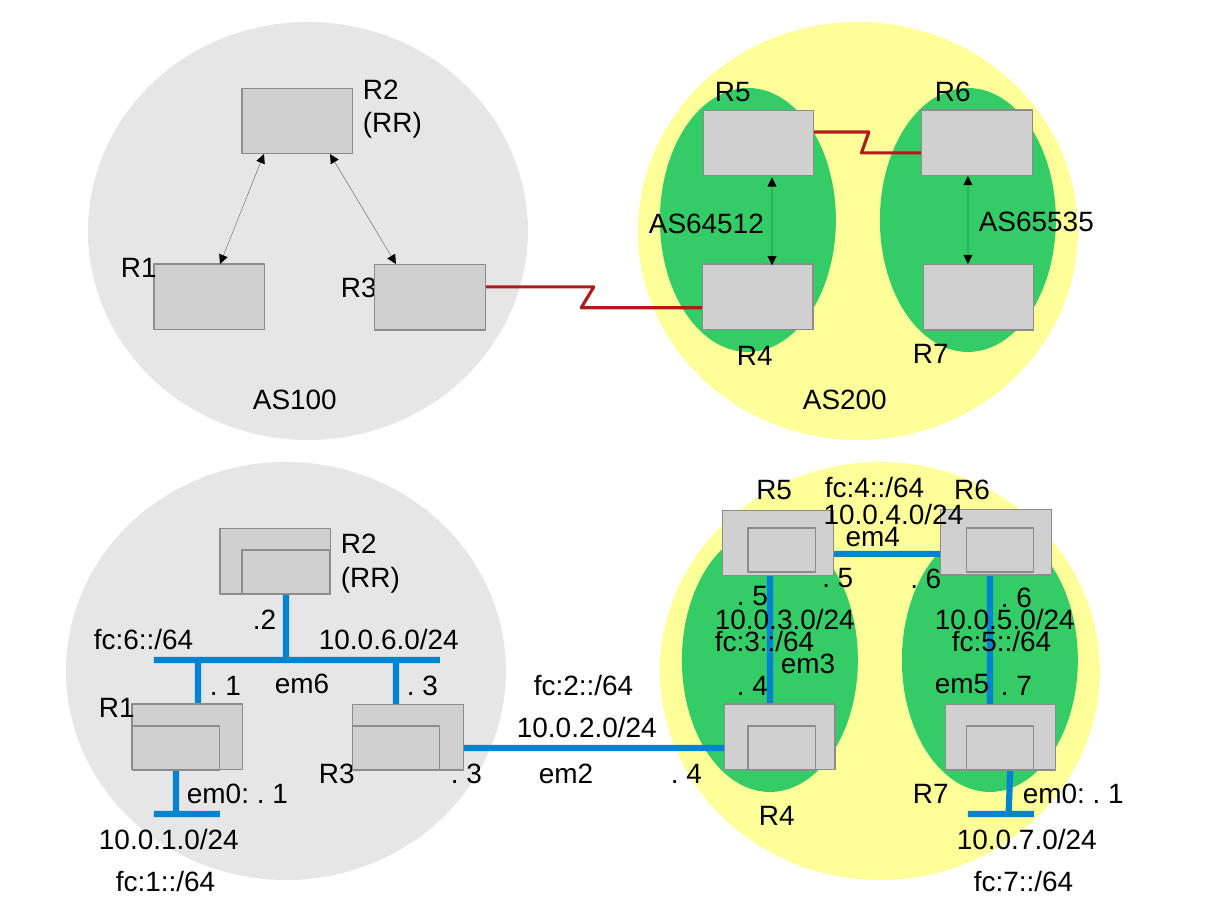
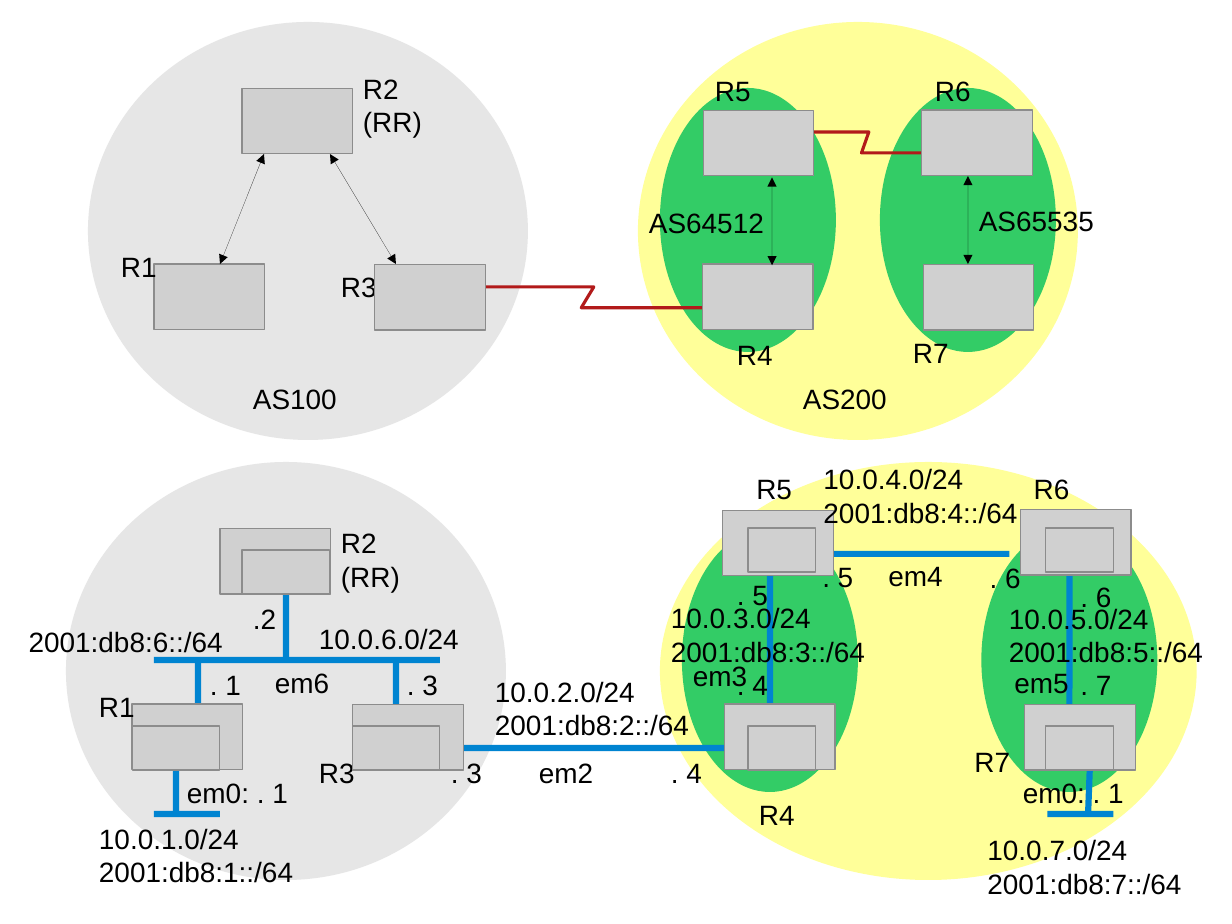
Before and after one commit to wwaites/bsdrp-old, a slide deck: slide 5 of docs/labs.examples.odp (slide 6 before the commit). Drawn at 1232x924 pixels with LibreOffice and Linux fonts; fonts in the diff are those of the drawing; grey boxes stand for pictures. Boxes give left, top, right and bottom in pixels: in the first picture for what was removed or moved away, otherwise in the second. Text is boxed around its words. In the diff, an @@ line names an element or a change of style, - is before the commit and + after.

```diff
--- a/docs/labs.examples.odp
+++ b/docs/labs.examples.odp
@@ ellipse: place and size @@
-ellipse at [661, 462, 1101, 880]
+ellipse at [661, 462, 1197, 880]
@@ text "10.0.4.0/24": place and size @@
-text "10.0.4.0/24" at [824, 503, 964, 529]
+text "10.0.4.0/24" at [823, 467, 1017, 528]
@@ text removed at [825, 476, 924, 498] @@
-fc:4::/64
@@ text at [823, 502, 1017, 528]: paragraph added @@
+2001:db8:4::/64
@@ text "em4": place and size @@
-text "em4" at [846, 524, 900, 547]
+text "em4" at [888, 566, 942, 587]
@@ text ". 6": place and size @@
-text ". 6" at [1016, 587, 1032, 612]
+text ". 6" at [1005, 567, 1021, 589]
@@ text "10.0.3.0/24": place and size @@
-text "10.0.3.0/24" at [715, 607, 855, 634]
+text "10.0.3.0/24" at [671, 606, 865, 667]
@@ text "10.0.5.0/24": place and size @@
-text "10.0.5.0/24" at [935, 607, 1075, 634]
+text "10.0.5.0/24" at [1009, 607, 1203, 667]
@@ text ". 6": place and size @@
-text ". 6" at [926, 567, 942, 589]
+text ". 6" at [1096, 587, 1112, 612]
@@ text removed at [715, 629, 814, 656] @@
-fc:3::/64
@@ text removed at [952, 629, 1051, 656] @@
-fc:5::/64
@@ text at [29, 631, 223, 653]: text changed @@
-fc:6::/64
+2001:db8:6::/64
@@ text at [671, 640, 865, 667]: paragraph added @@
+2001:db8:3::/64
@@ text "em3": place and size @@
-text "em3" at [781, 651, 835, 674]
+text "em3" at [693, 666, 747, 687]
@@ text at [1009, 640, 1203, 667]: paragraph added @@
+2001:db8:5::/64
@@ text "10.0.2.0/24": place and size @@
-text "10.0.2.0/24" at [517, 716, 657, 738]
+text "10.0.2.0/24" at [495, 681, 689, 741]
@@ text removed at [534, 674, 633, 696] @@
-fc:2::/64
@@ text at [495, 714, 689, 741]: paragraph added @@
+2001:db8:2::/64
@@ text "R7": place and size @@
-text "R7" at [913, 783, 949, 803]
+text "R7" at [974, 750, 1010, 772]
@@ text "10.0.7.0/24": place and size @@
-text "10.0.7.0/24" at [957, 827, 1097, 854]
+text "10.0.7.0/24" at [987, 838, 1181, 895]
@@ 4 pictures, 3 texts, 3 lines, 1 ellipse: place and size @@
-4 pictures, 3 texts, 3 lines, 1 ellipse at [902, 477, 1078, 814]
+4 pictures, 3 texts, 3 lines, 1 ellipse at [982, 477, 1157, 814]
@@ text at [99, 861, 293, 883]: paragraph added @@
+2001:db8:1::/64
@@ text removed at [116, 870, 215, 892] @@
-fc:1::/64
@@ text removed at [974, 870, 1073, 892] @@
-fc:7::/64
@@ text at [987, 872, 1181, 895]: paragraph added @@
+2001:db8:7::/64
```
Also in this commit, not shown: 3 other slides changed, 1 slide added, 2 slides removed, 1 other file.
